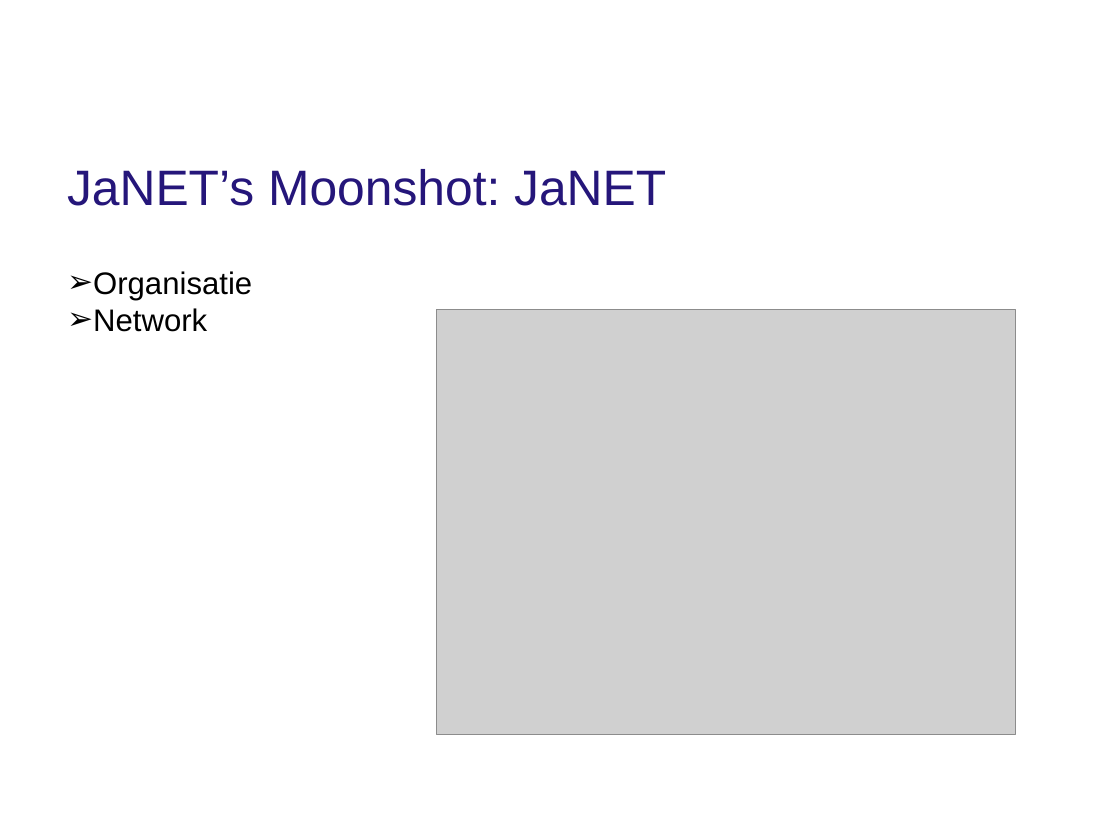
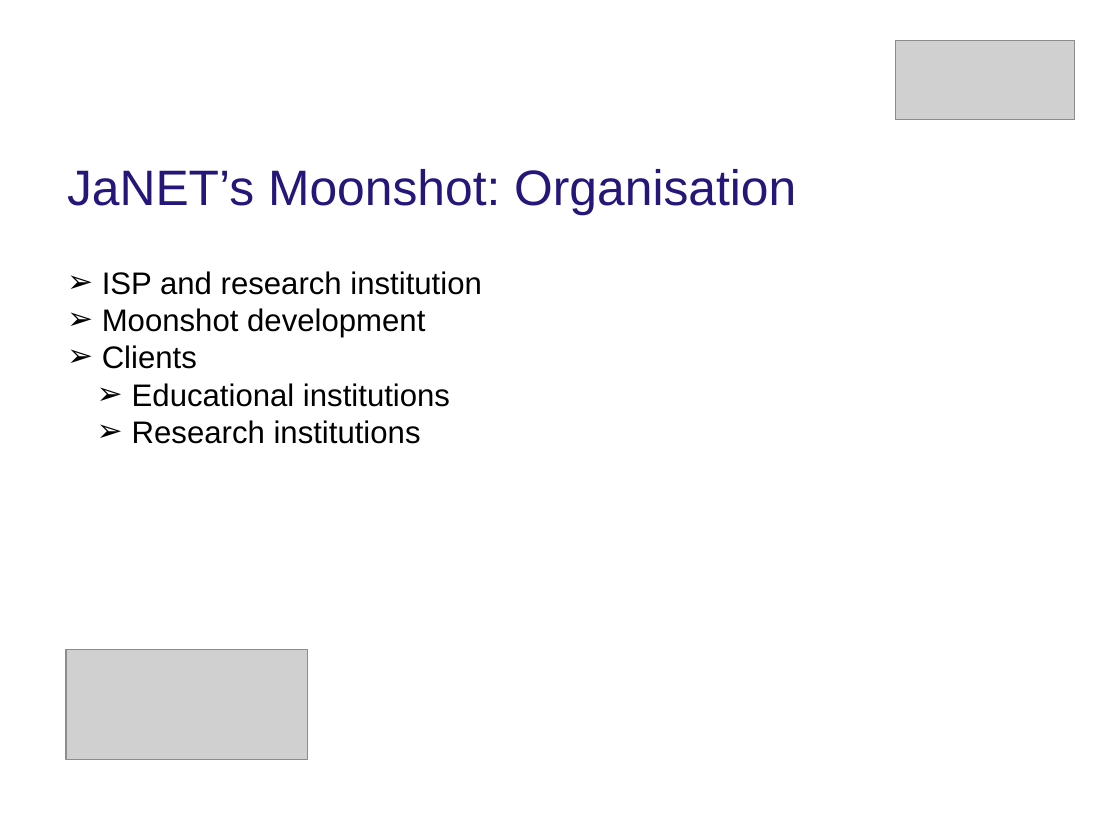
Before and after one commit to MoonshotNL/moonshotdocuments, a slide deck: slide 9 of Presentations/Final presentation.pptx (slide 6 before the commit). Drawn at 1120x840 pixels with LibreOffice and Linux fonts; fonts in the diff are those of the drawing; grey boxes stand for pictures; background and template pictures are left out. Boxes give left, top, right and bottom in pixels: in the first picture for what was removed or moved away, otherwise in the second. Text is boxed around its words. In the diff, an @@ line names an element or a change of style, - is before the commit and + after.

Commit message:
Updated research reports and presentations.

```diff
--- a/Presentations/Final presentation.pptx
+++ b/Presentations/Final presentation.pptx
@@ picture added at [895,40,1074,120] @@
@@ text at [67,169,796,216]: text changed @@
-JaNET’s Moonshot: JaNET
+JaNET’s Moonshot: Organisation
@@ text at [102,271,481,444]: text changed @@
-➢ Organisatie
-➢ Network
+➢ ISP and research institution
+➢ Moonshot development
+➢ Clients
+  ➢ Educational institutions
+  ➢ Research institutions
@@ picture removed at [437,309,1016,734] @@
@@ picture added at [66,650,307,760] @@
```
Also in this commit, not shown: 27 other slides changed, 7 slides added, 1 slide removed, 4 other files.
